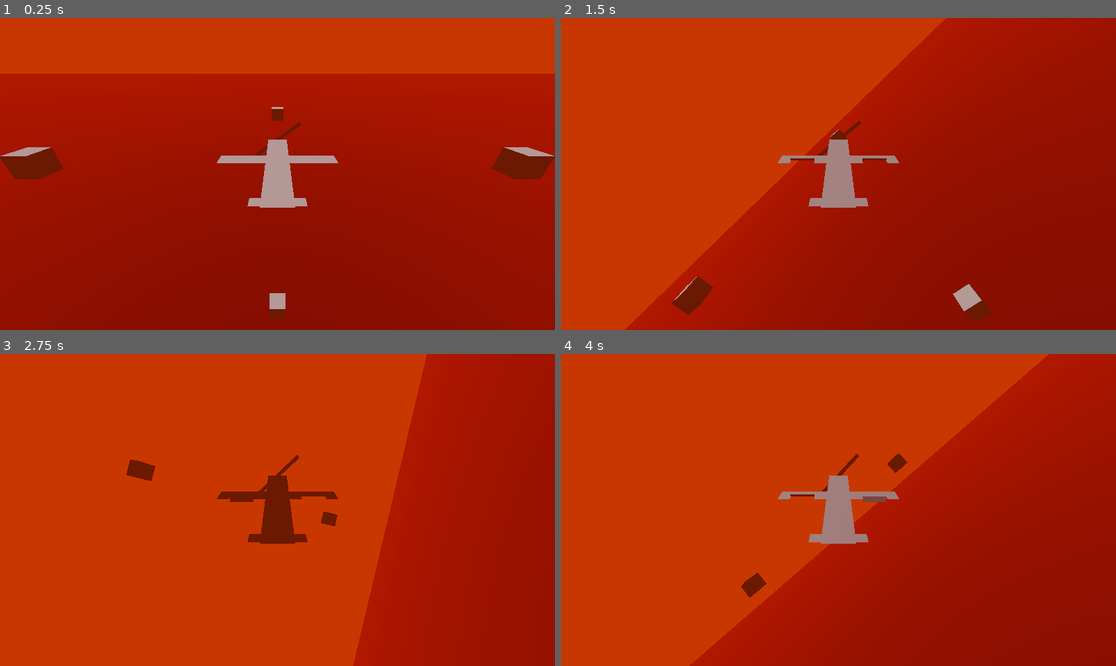
Above: before the commit, frames 1-4 (two rows, left to right).
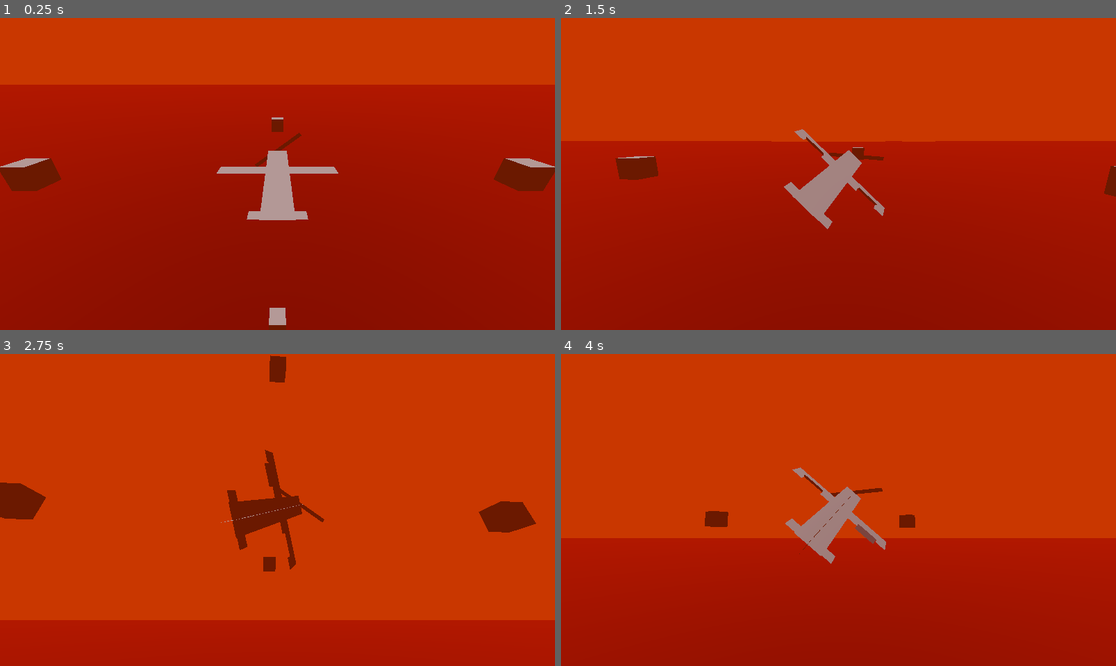
Above: after the commit, the same moments.

Repository: proximadams/Paper-Pilots
Game: Godot game, scene res://scenes/level.tscn
The game is run twice, just before and just after one commit, with the same random seed, the same clock (stepped at 60 frames per second) and the same inputs.
Inputs:
- Up to frame 1 (0.25 s): no input
- Up to frame 2 (1.5 s): hold Right (move_right) 0.53-1.28 s; hold Down (move_down) from 1.28 s (still down)
- Up to frame 3 (2.75 s): release Down (move_down) at 2.03 s; hold Right (move_right) from 2.03 s (still down)
- Up to frame 4 (4 s): release Right (move_right) at 2.78 s; hold Up (move_up) 2.78-3.53 s; hold Left (move_left) from 3.53 s (still down)

The runs differ from the first frame. In frame 1, 7.5% of the frame differs, in the area x 0-100%, y 17-100%; in frame 2, 42%, in the area x 0-100%, y 0-100%; in frame 3, 38%; in frame 4, 37%.

Commit message:
camera movement improved

Diff:
--- a/scenes/level.tscn
+++ b/scenes/level.tscn
@@ -1,6 +1,7 @@
-[gd_scene load_steps=6 format=3 uid="uid://cag2pq2wvu8rw"]
+[gd_scene load_steps=7 format=3 uid="uid://cag2pq2wvu8rw"]
 
 [ext_resource type="PackedScene" uid="uid://b58w5vg0q13f8" path="res://scenes/player.tscn" id="1_2q6dc"]
+[ext_resource type="Script" uid="uid://bv32pulmq6j8j" path="res://scripts/player_camera.gd" id="1_w7c3h"]
 
 [sub_resource type="Environment" id="Environment_2q6dc"]
 background_mode = 1
@@ -21,7 +22,17 @@
 
 [node name="Level" type="Node3D"]
 
+[node name="Camera3D" type="Camera3D" parent="." node_paths=PackedStringArray("followTarget", "lookAtTarget")]
+transform = Transform3D(-1, 4.05026e-08, -7.74744e-08, 0, 0.886204, 0.463296, 8.74228e-08, 0.463296, -0.886204, 0, 3.5, -7.5)
+current = true
+script = ExtResource("1_w7c3h")
+followTarget = NodePath("../Player/CameraFollow")
+lookAtTarget = NodePath("../Player")
+
 [node name="Player" parent="." instance=ExtResource("1_2q6dc")]
+
+[node name="CameraFollow" type="Node3D" parent="Player"]
+transform = Transform3D(1, 0, 0, 0, 1, 0, 0, 0, 1, 0, 3.5, -7.5)
 
 [node name="WorldEnvironment" type="WorldEnvironment" parent="."]
 environment = SubResource("Environment_2q6dc")
--- a/scenes/player.tscn
+++ b/scenes/player.tscn
@@ -110,6 +110,3 @@
 transform = Transform3D(1, 0, 0, 0, 1, 0, 0, 0, 1, 0, 0.4, -3.3)
 mesh = SubResource("BoxMesh_fjrip")
 skeleton = NodePath("../../..")
-
-[node name="Camera3D" type="Camera3D" parent="."]
-transform = Transform3D(-1, -1.77636e-15, -8.74228e-08, -4.05553e-08, 0.885888, 0.463899, 7.74468e-08, 0.463899, -0.885888, 0, 3.46756, -7.59958)
--- /dev/null
+++ b/scripts/player_camera.gd
@@ -0,0 +1,8 @@
+extends Camera3D
+
+@export var followTarget: Node3D
+@export var lookAtTarget: CharacterBody3D
+
+func _process(_delta: float) -> void:
+	global_position = followTarget.global_position
+	look_at(lookAtTarget.global_position)
Not shown, added: scripts/player_camera.gd.uid
